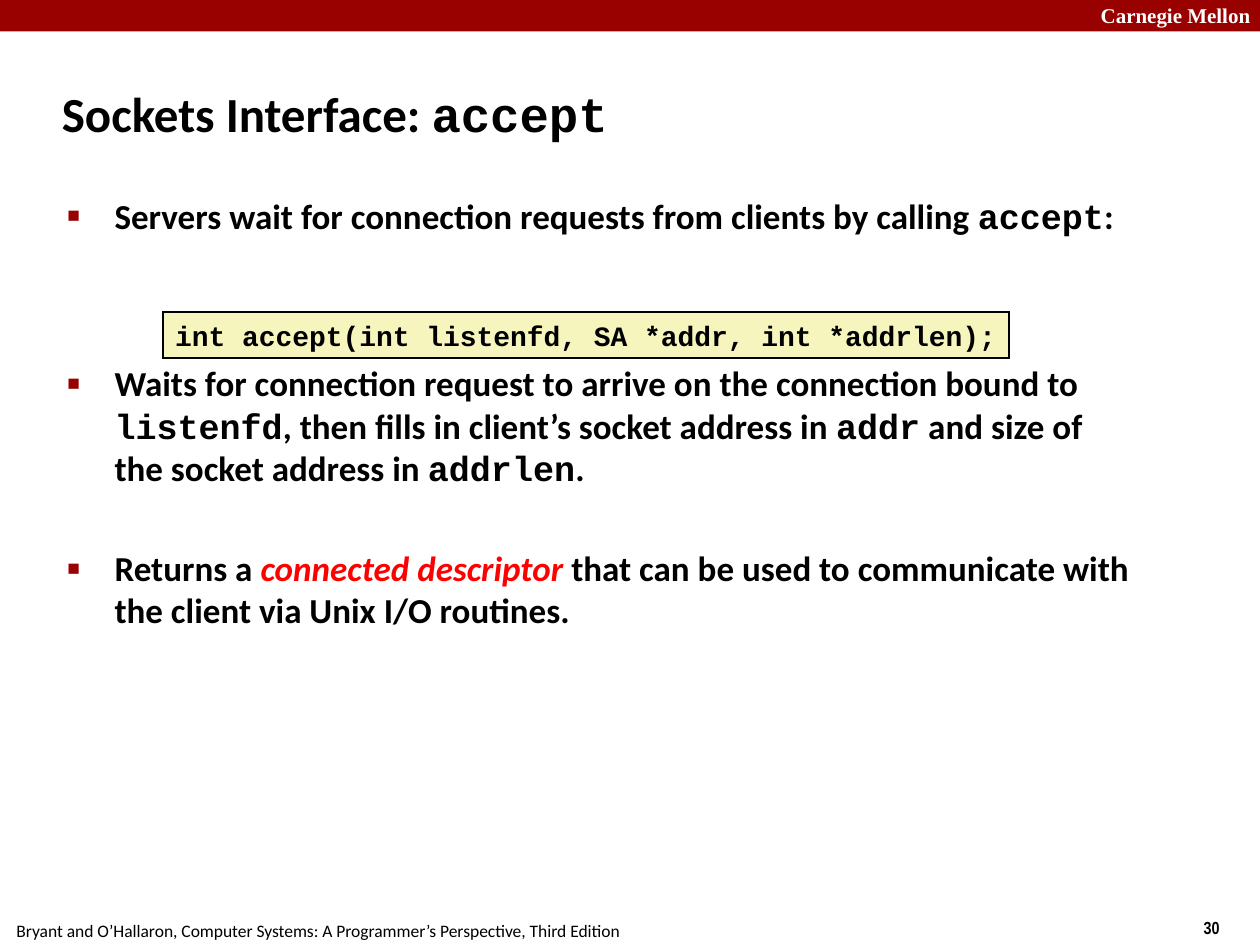
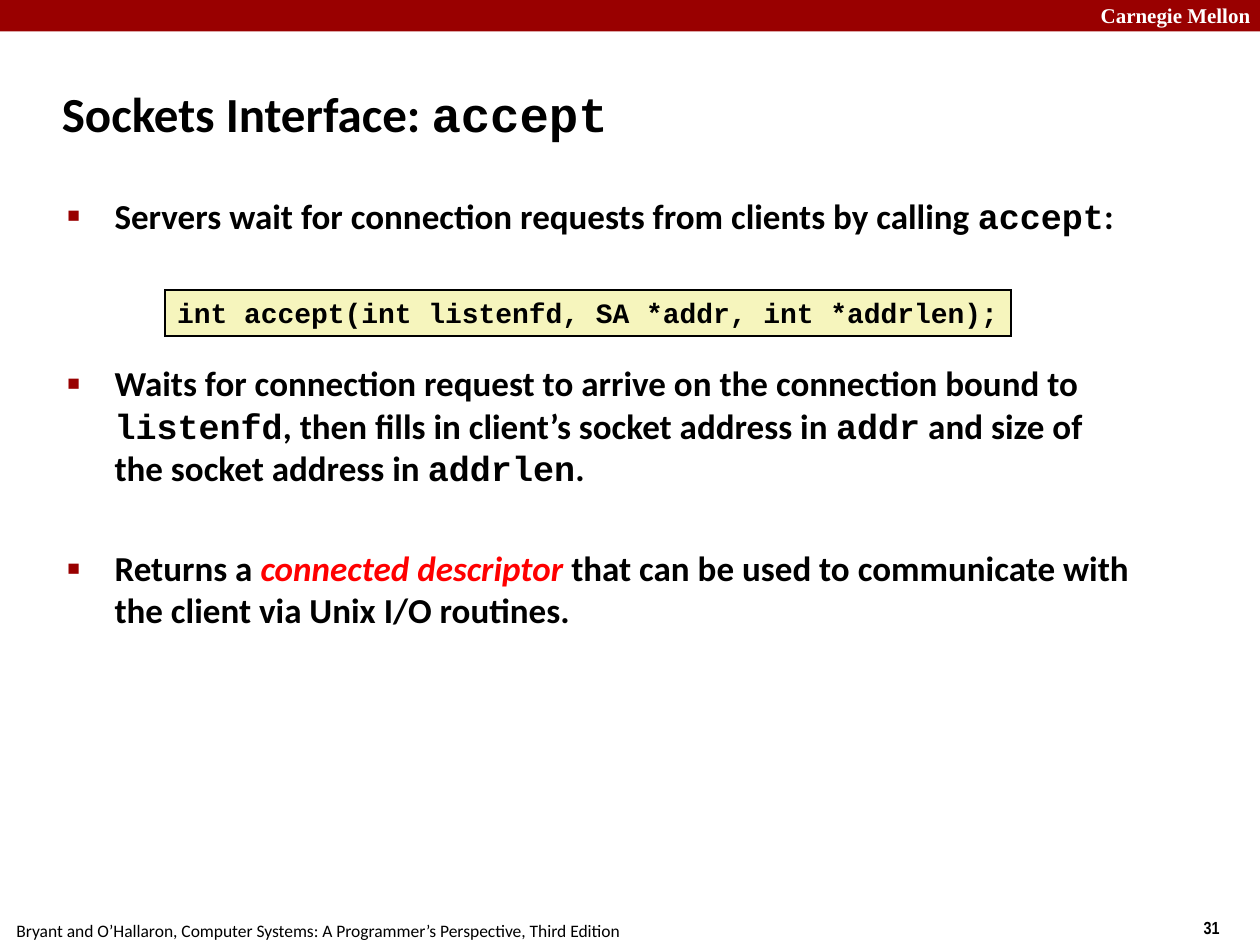
Before and after one commit to diku-compSys/compSys-e2021-pub, a slide deck: slide 31 of lectures/211101_network_programming/slides.odp (slide 30 before the commit). Drawn at 1260x945 pixels with LibreOffice and Linux fonts; fonts in the diff are those of the drawing. Boxes give left, top, right and bottom in pixels: in the first picture for what was removed or moved away, otherwise in the second. Text is boxed around its words. In the diff, an @@ line names an element or a change of style, - is before the commit and + after.

Commit message:
swapped 2 lectures in week 47 to better align with new assignment

```diff
--- a/lectures/211101_network_programming/slides.odp
+++ b/lectures/211101_network_programming/slides.odp
@@ rectangle "int accept(int listenfd, SA *addr, ...": place and size @@
-rectangle "int accept(int listenfd, SA *addr, ..." at [163, 312, 1009, 359]
+rectangle "int accept(int listenfd, SA *addr, ..." at [165, 290, 1012, 336]
@@ page number at [1204, 921, 1220, 935]: text changed @@
-30
+31
```
Also in this commit, not shown: 2 other slides changed, 15 slides added, 6 slides removed, 3 other files.
